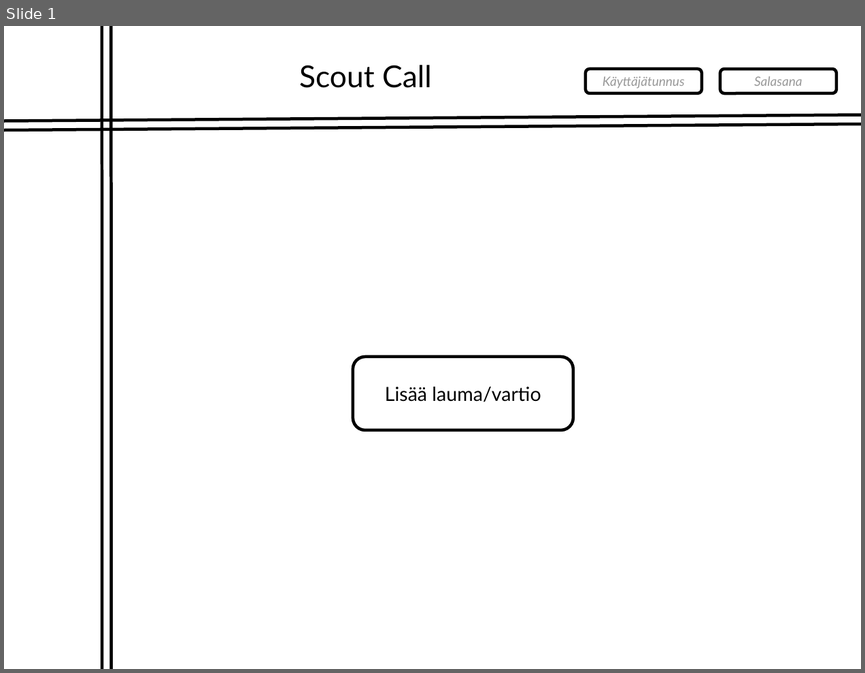
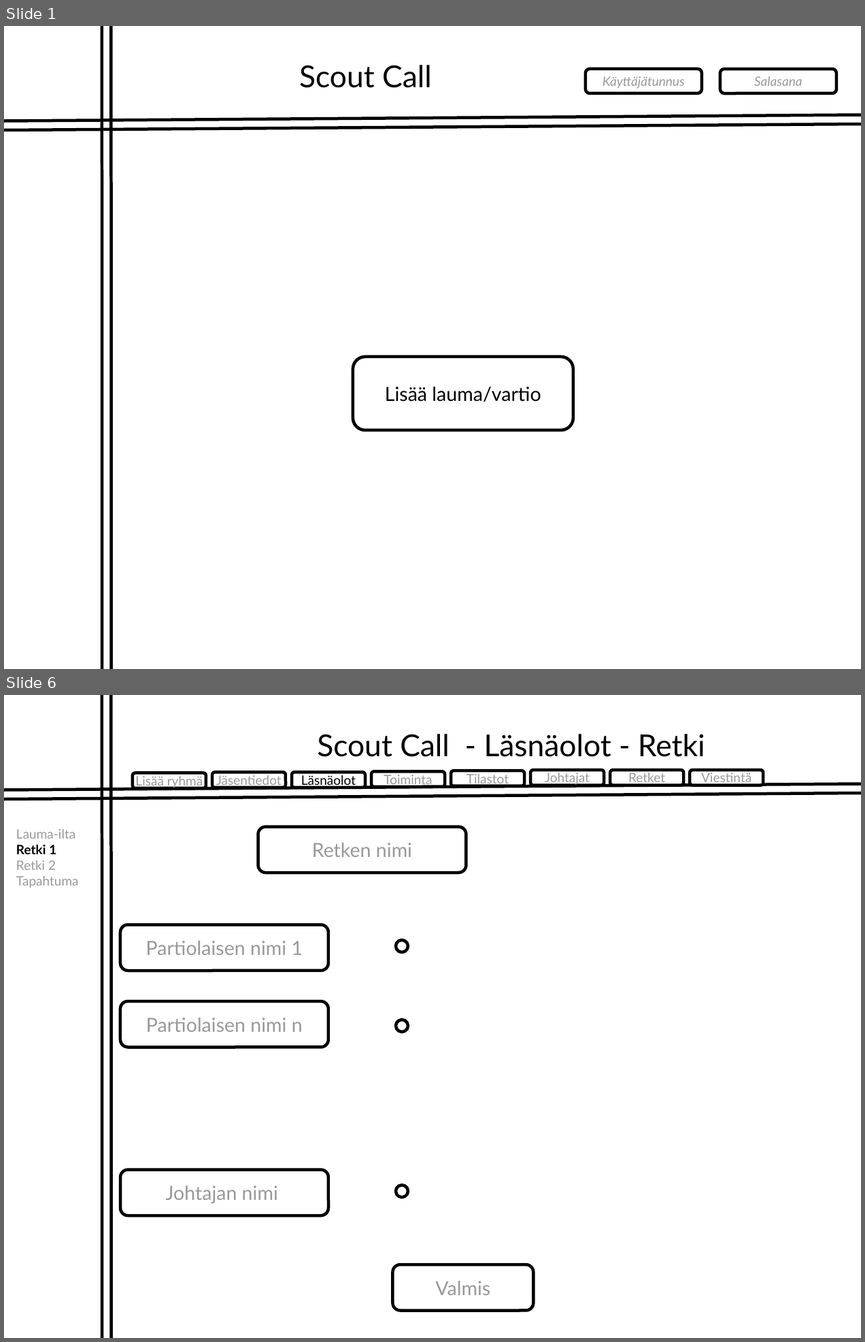
Before and after one commit to jraappan/ScoutCall, a slide deck: Docs/ScoutCallLayout_bw.odp. Shown one above the other, each under a label of ours: slide 1 before the commit, slides 1 and 6 after it; the slides between them are not shown. The pictures are 865x673 and 865x1342 pixels, drawn with LibreOffice and Linux fonts; fonts in the diff are those of the drawing. Boxes give left, top, right and bottom in pixels: in the first picture for what was removed or moved away, otherwise in the second. Text is boxed around its words. In the diff, an @@ line names an element or a change of style, - is before the commit and + after.

```diff
--- a/Docs/ScoutCallLayout_bw.odp
+++ b/Docs/ScoutCallLayout_bw.odp
@@ slide 6 added at <box>4,695,861,1338</box>, background #FFFFFF @@
@@ line added from (102, 695) to (102, 1338), #000000 2.83 pt @@
@@ line added from (111, 695) to (111, 1338), #000000 2.83 pt @@
@@ text added at <box>317,734,705,757</box>, 28 pt, text #000000 @@
+Scout Call - Läsnäolot - Retki
@@ rounded rectangle added at <box>133,773,205,788</box>, fill #FFFFFF, outline #000000 2.83 pt, 12 pt, text #999999 @@
+Lisää ryhmä
@@ rounded rectangle added at <box>212,772,286,787</box>, fill #FFFFFF, outline #000000 2.83 pt, 12 pt, text #999999 @@
+Jäsentiedot
@@ rounded rectangle added at <box>292,772,365,787</box>, fill #FFFFFF, outline #000000 2.83 pt, 12 pt, text #000000 @@
+Läsnäolot
@@ rounded rectangle added at <box>372,771,445,787</box>, fill #FFFFFF, outline #000000 2.83 pt, 12 pt, text #999999 @@
+Toiminta
@@ rounded rectangle added at <box>451,770,524,786</box>, fill #FFFFFF, outline #000000 2.83 pt, 12 pt, text #999999 @@
+Tilastot
@@ rounded rectangle added at <box>530,770,604,785</box>, fill #FFFFFF, outline #000000 2.83 pt, 12 pt, text #999999 @@
+Johtajat
@@ rounded rectangle added at <box>611,770,683,785</box>, fill #FFFFFF, outline #000000 2.83 pt, 12 pt, text #999999 @@
+Retket
@@ rounded rectangle added at <box>689,770,763,785</box>, fill #FFFFFF, outline #000000 2.83 pt, 12 pt, text #999999 @@
+Viestintä
@@ line added from (4, 790) to (861, 783), #000000 2.83 pt @@
@@ line added from (4, 799) to (861, 793), #000000 2.83 pt @@
@@ text added at <box>16,829,79,887</box>, 12 pt, text #999999 @@
+Lauma-ilta
+Retki 1
+Retki 2
+Tapahtuma
@@ rounded rectangle added at <box>258,826,466,872</box>, fill #FFFFFF, outline #000000 2.83 pt, 18 pt, text #999999 @@
+Retken nimi
@@ rounded rectangle added at <box>121,924,329,970</box>, fill #FFFFFF, outline #000000 2.83 pt, 18 pt, text #999999 @@
+Partiolaisen nimi 1
@@ ellipse added at <box>396,940,409,952</box>, fill #FFFFFF, outline #000000 2.83 pt @@
@@ rounded rectangle added at <box>121,1001,329,1047</box>, fill #FFFFFF, outline #000000 2.83 pt, 18 pt, text #999999 @@
+Partiolaisen nimi n
@@ ellipse added at <box>396,1019,409,1032</box>, fill #FFFFFF, outline #000000 2.83 pt @@
@@ rounded rectangle added at <box>121,1169,329,1215</box>, fill #FFFFFF, outline #000000 2.83 pt, 18 pt, text #999999 @@
+Johtajan nimi
@@ ellipse added at <box>396,1185,409,1198</box>, fill #FFFFFF, outline #000000 2.83 pt @@
@@ rounded rectangle added at <box>393,1264,534,1310</box>, fill #FFFFFF, outline #000000 2.83 pt, 18 pt, text #999999 @@
+Valmis
```
Also in this commit, not shown: 5 slides changed, 1 other slide added.
